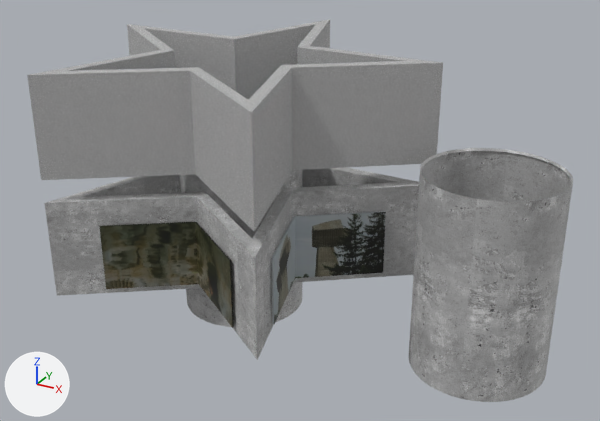
What one commit did to the glTF model docs/mostar.glb.
Before and after are seen from a 50 mm camera at (16.4, -15.9, 16.9) aimed at (2.5, 9.3, 4.3). Arrows for +X, +Y and +Z are at lower left; the lights stay in place. Where no turn or scale is listed for an object, it has been applied to the vertices.

Names of what the first picture shows: 'Circle', 'Cylinder.002', 'NIS', 'TWE - 3D-Ansicht - 3D-Ansicht 4.001', 'neuer Stern', 'videotarget'.
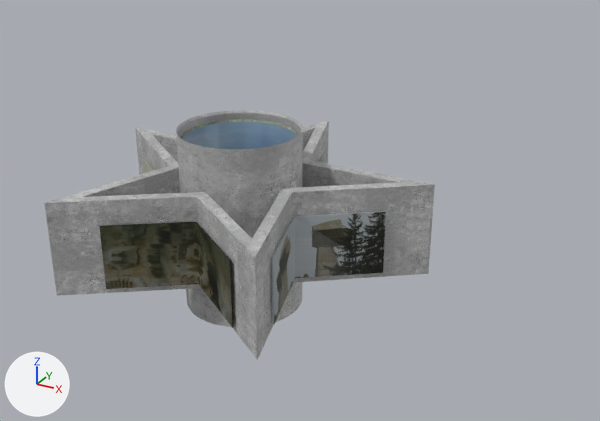
The change in detail:
Object 'TWE - 3D-Ansicht - 3D-Ansicht 4.001' (ob_twe___3d_ansicht___3d_ansicht_4_001) is deleted.
Object 'Cylinder.002' (ob_cylinder_002) is deleted.

Boxes (x1, y1, x2, y2) around the edits, measured in the pictures (600 x 421 px):
'TWE - 3D-Ansicht - 3D-Ansicht 4.001', deleted: before (27, 19, 443, 232)
'Cylinder.002', deleted: before (409, 148, 573, 402)
'Circle', unchanged, uncovered by the edit: before (179, 170, 302, 327); after (176, 110, 302, 327)
'Cylinder.001', unchanged, uncovered by the edit: after (180, 119, 299, 149)
